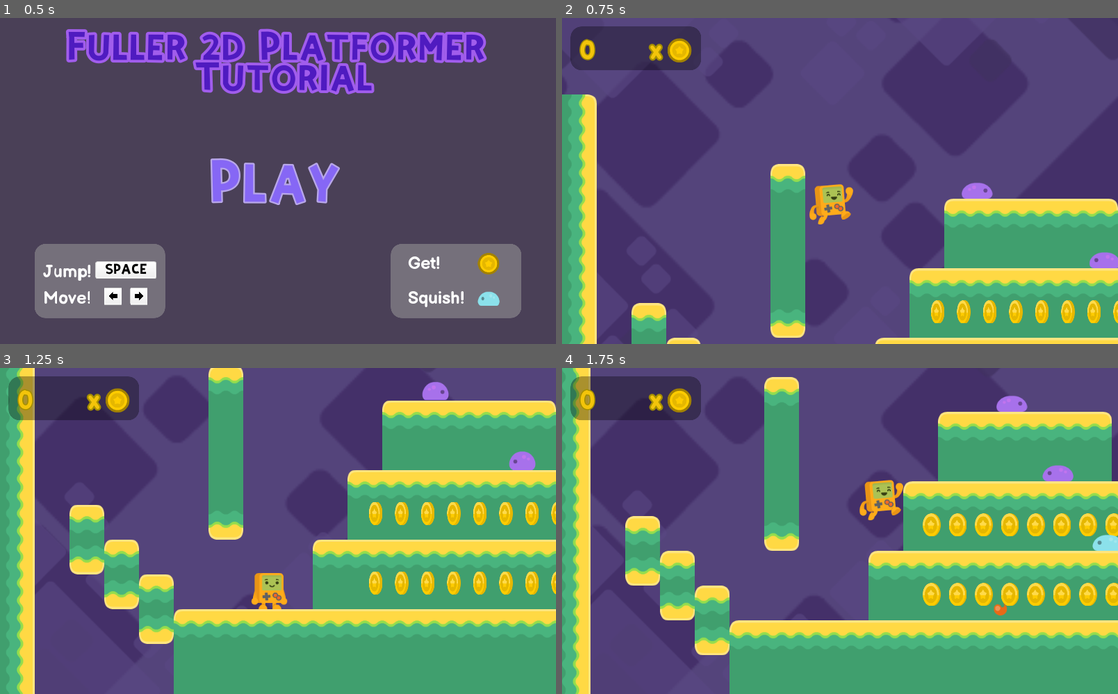
Above: before the commit, frames 1-4 (two rows, left to right).
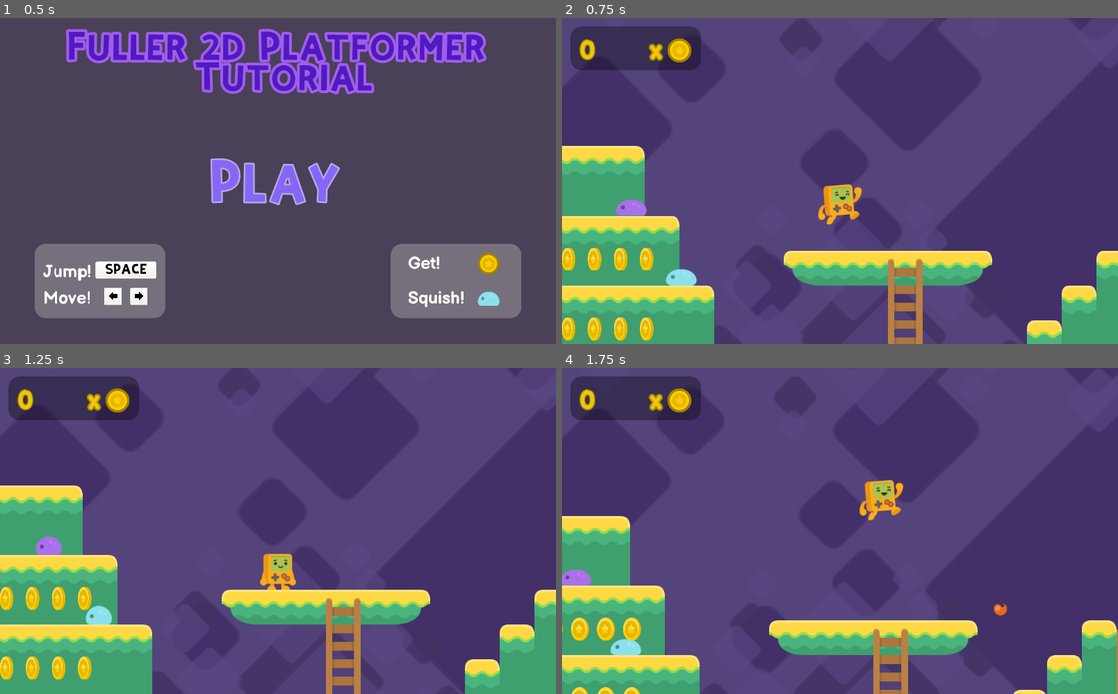
Above: after the commit, the same moments.

Repository: CrabbitSlater/Godot_2D_Tutorial_adv
Game: Godot game, scene res://Assets/TitleMenu.tscn
Same seed, same stepped clock (60 frames per second), same inputs: the game is played once before the commit and once after it.
Inputs:
- Up to frame 1 (0.5 s): no input
- Up to frame 2 (0.75 s): click "Play" at 0.5 s
- Up to frame 3 (1.25 s): no input
- Up to frame 4 (1.75 s): hold D (player_right) from 1.28 s (still down); hold Space (player_jump) from 1.28 s (still down); tap V (player_fire) at 1.35 s

Frame 1 is identical in both runs. In frame 2, 34% of the frame differs, in the area x 0-100%, y 0-100%; in frame 3, 61%; in frame 4, 53%.

Commit message:
correction-previous commit was part of step 21- tweaked one way platforms so that collider is associated with tile rather than external node- added trap door, and fixed a few bugs with steves movement.  NOTE- the one way collision margin must be >=1 otherwise the collider on the trap door does not work
future work- consider how to 'sleep' ladder tops so that the physics process delta function is not being called for every ladder- ladders impacting performance would be odd

Diff:
--- a/Assets/Levels/Test_Level.tscn
+++ b/Assets/Levels/Test_Level.tscn
@@ -13,24 +13,7 @@
 [ext_resource path="res://Assets/Audio/music/Retro Beat.ogg" type="AudioStream" id=11]
 [ext_resource path="res://Assets/Objects/Ladder/ladder_sprites/ladder_top.png" type="Texture" id=12]
 [ext_resource path="res://Assets/Objects/Ladder/ladder_sprites/ladder_mid.png" type="Texture" id=13]
-
-[sub_resource type="RectangleShape2D" id=1]
-extents = Vector2( 224, 16 )
-
-[sub_resource type="RectangleShape2D" id=2]
-extents = Vector2( 160, 16 )
-
-[sub_resource type="RectangleShape2D" id=4]
-extents = Vector2( 192, 16 )
-
-[sub_resource type="RectangleShape2D" id=5]
-extents = Vector2( 254.5, 16 )
-
-[sub_resource type="RectangleShape2D" id=6]
-extents = Vector2( 576, 32 )
-
-[sub_resource type="RectangleShape2D" id=3]
-extents = Vector2( 288, 16 )
+[ext_resource path="res://Assets/Objects/Ladder/Ladder_Top.tscn" type="PackedScene" id=14]
 
 [sub_resource type="ConvexPolygonShape2D" id=11]
 points = PoolVector2Array( 48, 64, 16, 64, 16, 0, 48, 0 )
@@ -148,47 +131,14 @@
 texture = ExtResource( 5 )
 centered = false
 
-[node name="Tiles_One_Way" type="TileMap" parent="."]
+[node name="Tiles_One_Way" type="TileMap" parent="." groups=["one_way"]]
 position = Vector2( 64, 0 )
 tile_set = ExtResource( 3 )
+show_collision = true
 collision_layer = 2
 collision_mask = 49
 format = 1
-tile_data = PoolIntArray( 65541, 1, 0, 65542, 2, 0, 65543, 2 …(307 unchanged characters)…  0, 262159, 2, 0, 262160, 2, 0, 262161, 2, 0, 262162, 2, 0, 262163, 4, 0, 327683, …(620 unchanged characters)…
-
-[node name="One_way_collision_container" type="StaticBody2D" parent="Tiles_One_Way"]
-collision_layer = 2
-collision_mask = 49
-
-[node name="CollisionShape2D" type="CollisionShape2D" parent="Tiles_One_Way/One_way_collision_container"]
-position = Vector2( 480, 208 )
-shape = SubResource( 1 )
-one_way_collision = true
-
-[node name="CollisionShape2D3" type="CollisionShape2D" parent="Tiles_One_Way/One_way_collision_container"]
-position = Vector2( 480, 80 )
-shape = SubResource( 2 )
-one_way_collision = true
-
-[node name="CollisionShape2D4" type="CollisionShape2D" parent="Tiles_One_Way/One_way_collision_container"]
-position = Vector2( 1088, 272 )
-shape = SubResource( 4 )
-one_way_collision = true
-
-[node name="CollisionShape2D5" type="CollisionShape2D" parent="Tiles_One_Way/One_way_collision_container"]
-position = Vector2( 1214.5, 1040 )
-shape = SubResource( 5 )
-one_way_collision = true
-
-[node name="CollisionShape2D6" type="CollisionShape2D" parent="Tiles_One_Way/One_way_collision_container"]
-position = Vector2( 384, 992 )
-shape = SubResource( 6 )
-one_way_collision = true
-
-[node name="CollisionShape2D2" type="CollisionShape2D" parent="Tiles_One_Way/One_way_collision_container"]
-position = Vector2( 480, 336 )
-shape = SubResource( 3 )
-one_way_collision = true
+tile_data = PoolIntArray( 65541, 1, 0, 65542, 2, 0, 65543, 2 …(307 unchanged characters)…  0, 262159, 2, 0, 262160, 2, 0, 262161, 6, 0, 262162, 2, 0, 262163, 4, 0, 327683, …(620 unchanged characters)…
 
 [node name="Tiles_Solid" type="TileMap" parent="."]
 tile_set = ExtResource( 1 )
@@ -202,10 +152,10 @@
 collision_layer = 64
 collision_mask = 0
 format = 1
-tile_data = PoolIntArray( 262169, 1, 0, 327705, 0, 0, 393241, 0, 0, 458777, 0, 0, 524313, 0, 0, 589849, 0, 0, 655385, 0, 0, 720921, 0, 0, 786457, 0, 0, 851993, 0, 0 )
+tile_data = PoolIntArray( 262162, 1, 0, 262169, 1, 0, 327698, 0, 0, 327705, 0, 0, 393234, 0, 0, 393241, 0, 0, 458770, 0, 0, 458777, 0, 0, 524313, 0, 0, 589849, 0, 0, 655385, 0, 0, 720921, 0, 0, 786457, 0, 0, 851993, 0, 0 )
 
 [node name="Steve" parent="." instance=ExtResource( 2 )]
-position = Vector2( 176, 31 )
+position = Vector2( 1064, 128 )
 
 [node name="Camera2D" type="Camera2D" parent="Steve"]
 current = true
@@ -322,6 +272,15 @@
 custom_fonts/font = SubResource( 10 )
 text = "$$"
 valign = 1
+
+[node name="Ladder_Tops" type="Node2D" parent="."]
+position = Vector2( 64, 0 )
+
+[node name="Ladder_Top" parent="Ladder_Tops" instance=ExtResource( 14 )]
+position = Vector2( 1120, 264 )
+
+[node name="Ladder_Top2" parent="Ladder_Tops" instance=ExtResource( 14 )]
+position = Vector2( 1568, 272 )
 
 [node name="Enemies" type="Node2D" parent="."]
 
--- /dev/null
+++ b/Assets/Objects/Ladder/Ladder_Top.gd
@@ -0,0 +1,19 @@
+extends StaticBody2D
+
+var above_ladder := false
+
+func _physics_process(delta):
+	if Input.is_action_pressed("player_down") and above_ladder:
+		$CollisionShape2D.rotation_degrees=180
+	else:
+		pass
+		$CollisionShape2D.rotation_degrees=0
+
+
+
+func _on_AboveChecker_body_entered(body):
+	above_ladder=true
+
+
+func _on_AboveChecker_body_exited(body):
+	print("left ladder")
--- /dev/null
+++ b/Assets/Objects/Ladder/Ladder_Top.tscn
@@ -0,0 +1,29 @@
+[gd_scene load_steps=4 format=2]
+
+[ext_resource path="res://Assets/Objects/Ladder/Ladder_Top.gd" type="Script" id=1]
+
+[sub_resource type="RectangleShape2D" id=1]
+extents = Vector2( 32, 8 )
+
+[sub_resource type="RectangleShape2D" id=2]
+extents = Vector2( 9, 8.25 )
+
+[node name="Ladder_Top" type="StaticBody2D"]
+position = Vector2( 1120, 256 )
+collision_layer = 2
+collision_mask = 49
+script = ExtResource( 1 )
+
+[node name="CollisionShape2D" type="CollisionShape2D" parent="."]
+shape = SubResource( 1 )
+one_way_collision = true
+
+[node name="AboveChecker" type="Area2D" parent="."]
+collision_layer = 0
+
+[node name="CollisionShape2D" type="CollisionShape2D" parent="AboveChecker"]
+position = Vector2( 0, -19.75 )
+shape = SubResource( 2 )
+
+[connection signal="body_entered" from="AboveChecker" to="." method="_on_AboveChecker_body_entered"]
+[connection signal="body_exited" from="AboveChecker" to="." method="_on_AboveChecker_body_exited"]
--- a/Assets/Steve/Steve.gd
+++ b/Assets/Steve/Steve.gd
@@ -30,7 +30,6 @@
 
 func _physics_process(delta):
 
-	print(on_ladder)
 	#match statement is like a switch case  i.e. see if self.state
 	#is equal to any of the following states in the enum
 	match self.state:
@@ -138,7 +137,7 @@
 				Input.action_release("player_down")
 				continue
 				#force release of up or down so we dont cycle between floor and ladder states
-			elif Input.is_action_pressed("player_jump"):
+			elif Input.is_action_just_pressed("player_jump"):
 				Input.action_release("player_up")
 				Input.action_release("player_down")
 				velocity.y = jump_force *0.7
@@ -190,7 +189,7 @@
 	$WallChecker.rotation_degrees = 90 * -direction
 
 func is_near_wall():
-	return $WallChecker.is_colliding()
+	return $WallChecker.is_colliding() and not $WallChecker.get_collider().is_in_group("one_way")
 
 func fire():
 	if Input.is_action_just_pressed("player_fire") and not is_near_wall():
--- a/Assets/Steve/Steve.tscn
+++ b/Assets/Steve/Steve.tscn
@@ -13,6 +13,7 @@
 
 [node name="Steve" type="KinematicBody2D"]
 z_index = 1
+collision_mask = 0
 script = ExtResource( 2 )
 __meta__ = {
 "_edit_group_": true
--- a/Assets/Steve/world_tileset_one_way.tres
+++ b/Assets/Steve/world_tileset_one_way.tres
@@ -6,6 +6,21 @@
 [ext_resource path="res://Assets/Tile_Sets/WorldTiles/tileYellow_05.png" type="Texture" id=4]
 [ext_resource path="res://Assets/Tile_Sets/WorldTiles/tileYellow_17.png" type="Texture" id=5]
 [ext_resource path="res://Assets/Tile_Sets/WorldTiles/tileYellow_16.png" type="Texture" id=6]
+
+[sub_resource type="ConvexPolygonShape2D" id=1]
+points = PoolVector2Array( 64, 64, 0, 64, 0, 0, 64, 0 )
+
+[sub_resource type="ConvexPolygonShape2D" id=2]
+points = PoolVector2Array( 64, 64, 0, 64, 0, 0, 64, 0 )
+
+[sub_resource type="ConvexPolygonShape2D" id=3]
+points = PoolVector2Array( 64, 64, 0, 64, 0, 0, 64, 0 )
+
+[sub_resource type="ConvexPolygonShape2D" id=4]
+points = PoolVector2Array( 64, 64, 0, 64, 0, 0, 64, 0 )
+
+[sub_resource type="ConvexPolygonShape2D" id=5]
+points = PoolVector2Array( 64, 64, 0, 64, 0, 0, 64, 0 )
 
 [resource]
 0/name = "tileYellow_04.png 0"
@@ -22,7 +37,7 @@
 0/shape_one_way_margin = 0.0
 0/shapes = [  ]
 0/z_index = 0
-1/name = "tileYellow_05.png 1"
+1/name = "Top_left_one_way"
 1/texture = ExtResource( 4 )
 1/tex_offset = Vector2( 0, 0 )
 1/modulate = Color( 1, 1, 1, 1 )
@@ -32,11 +47,18 @@
 1/navigation_offset = Vector2( 0, 0 )
 1/shape_offset = Vector2( 0, 0 )
 1/shape_transform = Transform2D( 1, 0, 0, 1, 0, 0 )
-1/shape_one_way = false
-1/shape_one_way_margin = 0.0
-1/shapes = [  ]
+1/shape = SubResource( 1 )
+1/shape_one_way = true
+1/shape_one_way_margin = 1.0
+1/shapes = [ {
+"autotile_coord": Vector2( 0, 0 ),
+"one_way": true,
+"one_way_margin": 1.0,
+"shape": SubResource( 1 ),
+"shape_transform": Transform2D( 1, 0, 0, 1, 0, 0 )
+} ]
 1/z_index = 0
-2/name = "tileYellow_06.png 2"
+2/name = "Top_mid_one_way"
 2/texture = ExtResource( 3 )
 2/tex_offset = Vector2( 0, 0 )
 2/modulate = Color( 1, 1, 1, 1 )
@@ -46,11 +68,18 @@
 2/navigation_offset = Vector2( 0, 0 )
 2/shape_offset = Vector2( 0, 0 )
 2/shape_transform = Transform2D( 1, 0, 0, 1, 0, 0 )
-2/shape_one_way = false
-2/shape_one_way_margin = 0.0
-2/shapes = [  ]
+2/shape = SubResource( 2 )
+2/shape_one_way = true
+2/shape_one_way_margin = 1.0
+2/shapes = [ {
+"autotile_coord": Vector2( 0, 0 ),
+"one_way": true,
+"one_way_margin": 1.0,
+"shape": SubResource( 2 ),
+"shape_transform": Transform2D( 1, 0, 0, 1, 0, 0 )
+} ]
 2/z_index = 0
-3/name = "tileYellow_07.png 3"
+3/name = "Top_Right_one_way"
 3/texture = ExtResource( 2 )
 3/tex_offset = Vector2( 0, 0 )
 3/modulate = Color( 1, 1, 1, 1 )
@@ -60,11 +89,18 @@
 3/navigation_offset = Vector2( 0, 0 )
 3/shape_offset = Vector2( 0, 0 )
 3/shape_transform = Transform2D( 1, 0, 0, 1, 0, 0 )
-3/shape_one_way = false
-3/shape_one_way_margin = 0.0
-3/shapes = [  ]
+3/shape = SubResource( 3 )
+3/shape_one_way = true
+3/shape_one_way_margin = 1.0
+3/shapes = [ {
+"autotile_coord": Vector2( 0, 0 ),
+"one_way": true,
+"one_way_margin": 1.0,
+"shape": SubResource( 3 ),
+"shape_transform": Transform2D( 1, 0, 0, 1, 0, 0 )
+} ]
 3/z_index = 0
-4/name = "tileYellow_17.png 4"
+4/name = "Plat_right_one_way"
 4/texture = ExtResource( 5 )
 4/tex_offset = Vector2( 0, 0 )
 4/modulate = Color( 1, 1, 1, 1 )
@@ -74,11 +110,18 @@
 4/navigation_offset = Vector2( 0, 0 )
 4/shape_offset = Vector2( 0, 0 )
 4/shape_transform = Transform2D( 1, 0, 0, 1, 0, 0 )
-4/shape_one_way = false
-4/shape_one_way_margin = 0.0
-4/shapes = [  ]
+4/shape = SubResource( 4 )
+4/shape_one_way = true
+4/shape_one_way_margin = 1.0
+4/shapes = [ {
+"autotile_coord": Vector2( 0, 0 ),
+"one_way": true,
+"one_way_margin": 1.0,
+"shape": SubResource( 4 ),
+"shape_transform": Transform2D( 1, 0, 0, 1, 0, 0 )
+} ]
 4/z_index = 0
-5/name = "tileYellow_16.png 5"
+5/name = "Plat_left_one_way"
 5/texture = ExtResource( 6 )
 5/tex_offset = Vector2( 0, 0 )
 5/modulate = Color( 1, 1, 1, 1 )
@@ -88,7 +131,28 @@
 5/navigation_offset = Vector2( 0, 0 )
 5/shape_offset = Vector2( 0, 0 )
 5/shape_transform = Transform2D( 1, 0, 0, 1, 0, 0 )
-5/shape_one_way = false
-5/shape_one_way_margin = 0.0
-5/shapes = [  ]
+5/shape = SubResource( 5 )
+5/shape_one_way = true
+5/shape_one_way_margin = 1.0
+5/shapes = [ {
+"autotile_coord": Vector2( 0, 0 ),
+"one_way": true,
+"one_way_margin": 1.0,
+"shape": SubResource( 5 ),
+"shape_transform": Transform2D( 1, 0, 0, 1, 0, 0 )
+} ]
 5/z_index = 0
+6/name = "Top_mid_pass"
+6/texture = ExtResource( 3 )
+6/tex_offset = Vector2( 0, 0 )
+6/modulate = Color( 1, 1, 1, 1 )
+6/region = Rect2( 0, 0, 64, 64 )
+6/tile_mode = 0
+6/occluder_offset = Vector2( 0, 0 )
+6/navigation_offset = Vector2( 0, 0 )
+6/shape_offset = Vector2( 0, 0 )
+6/shape_transform = Transform2D( 1, 0, 0, 1, 0, 0 )
+6/shape_one_way = false
+6/shape_one_way_margin = 0.0
+6/shapes = [  ]
+6/z_index = 0
Not shown: 1 places in Assets/Levels/Test_Level.tscn that only renumber resources
Not shown: 1 places in Assets/Steve/world_tileset_one_way.tres that only renumber resources
